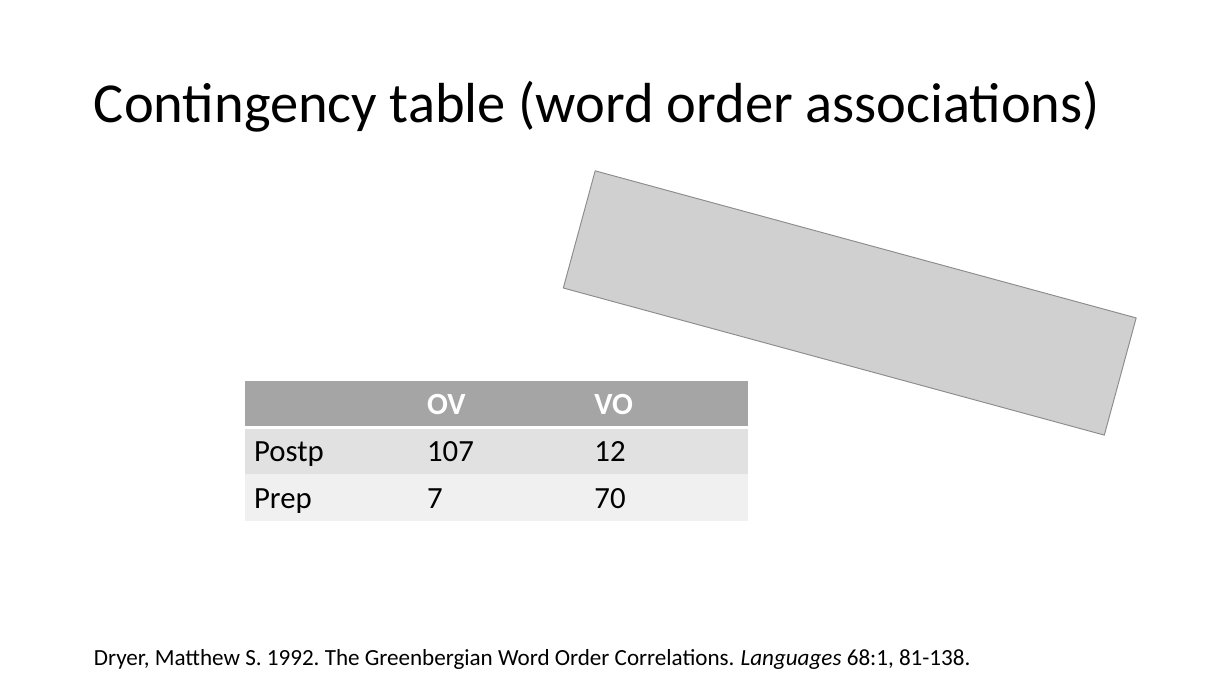
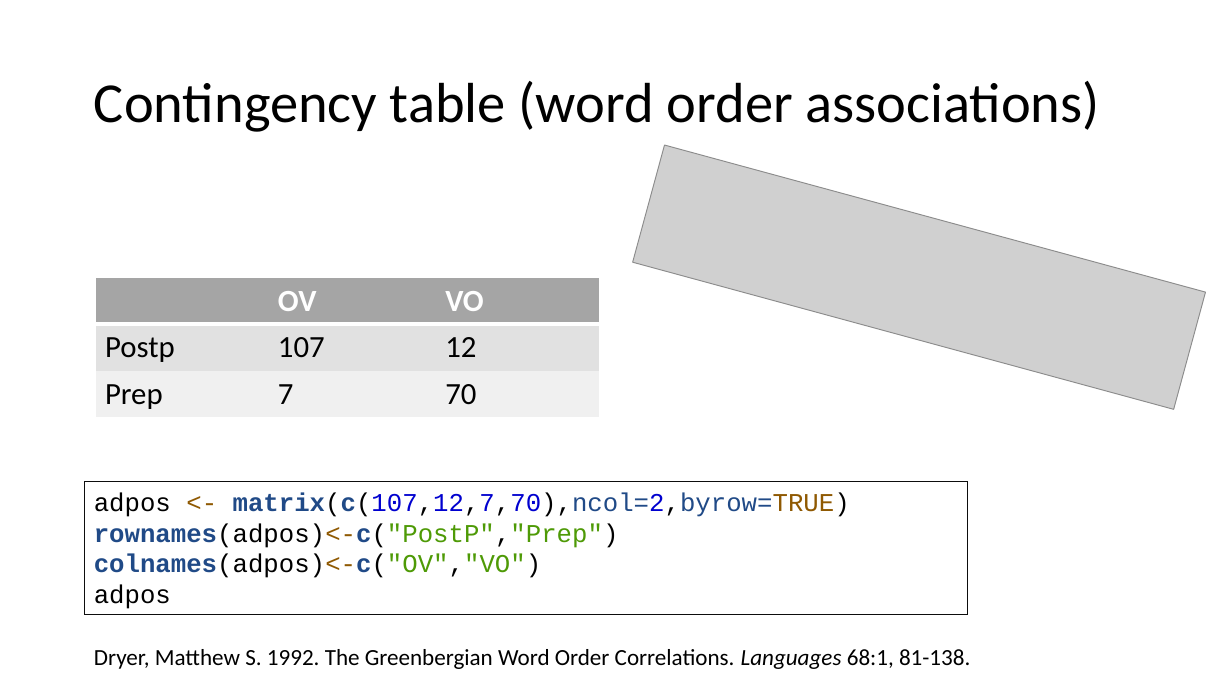
Before and after one commit to ajrtallman/StatisticsinLinguistics_FSU_2023_2024, a slide deck: slide 41 of 02_slides/Statistics for linguists 2023-11-29.pptx (slide 34 before the commit). Drawn at 1232x693 pixels with LibreOffice and Linux fonts; fonts in the diff are those of the drawing; grey boxes stand for pictures. Boxes give left, top, right and bottom in pixels: in the first picture for what was removed or moved away, otherwise in the second. Text is boxed around its words. In the diff, an @@ line names an element or a change of style, - is before the commit and + after.

```diff
--- a/02_slides/Statistics for linguists 2023-11-29.pptx
+++ b/02_slides/Statistics for linguists 2023-11-29.pptx
@@ picture: place and size @@
-picture at box(563, 171, 1136, 435)
+picture at box(633, 145, 1206, 409)
@@ table: place and size @@
-table at box(245, 381, 749, 519)
+table at box(96, 277, 600, 416)
@@ rectangle added at box(85, 482, 969, 616), outline #0D0D0D 0.75 pt, 20 pt, text #000000 @@
+adpos <- matrix(c(107,12,7,70),ncol=2,byrow=TRUE)
+rownames(adpos)<-c("PostP","Prep")
+colnames(adpos)<-c("OV","VO")
+adpos
```
Also in this commit, not shown: 15 other slides changed, 8 slides added, 1 slide removed, 29 other files.
